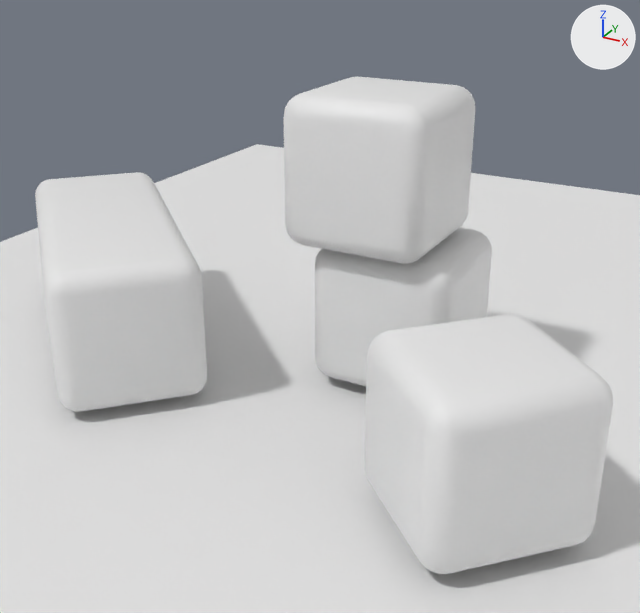
One commit to the Blender file src/assets/scene.blend: the scene before it, then after it.
Both versions are drawn from a camera (50 mm lens) standing at (4.54, -10.71, 6.14) and looking at (-0.45, -1.63, 1.6). Every picture has the same lights, and +X, +Y and +Z are marked at upper right.

In view in the first picture: 'cube-brick.000', 'cube-brick.001', 'cube-brick.002', 'cube-brick.003', 'floor'.
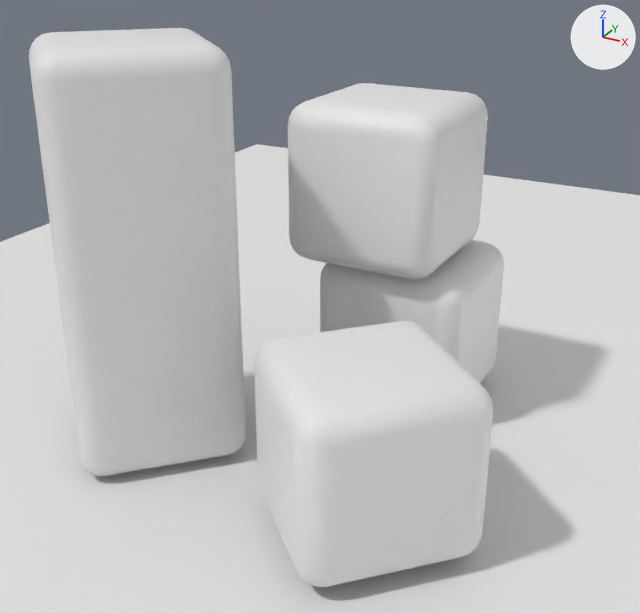
What differs and where, as boxes [x1, y1, x2, y2] in the pictures (640 x 613 px):
```json
{"object": "cube-brick.003", "change": "moved, turned", "before": [35, 172, 207, 412], "after": [29, 28, 246, 476]}
{"object": "cube-brick.002", "change": "moved", "before": [364, 314, 613, 574], "after": [254, 321, 493, 587]}
{"object": "cube-brick.001", "change": "moved", "before": [283, 77, 475, 264], "after": [288, 83, 488, 279]}
{"object": "cube-brick.000", "change": "moved", "before": [315, 227, 492, 386], "after": [320, 240, 504, 383]}
```

The change, as JSON lines over the scene's bpy script:
```json
{"op": "set", "path": "ob_cube_brick_000.location", "old": "(0.0, 0.0, 1.108)", "new": "(0.315, -0.426, 1.108)"}
{"op": "set", "path": "ob_cube_brick_001.location", "old": "(-0.302, -0.257, 3.134)", "new": "(0.0123, -0.684, 3.134)"}
{"op": "set", "path": "ob_cube_brick_002.location", "old": "(2.123, -2.811, 1.096)", "new": "(1.159, -3.551, 1.096)"}
{"op": "set", "path": "ob_cube_brick_003.location", "old": "(-4.351, -1.137, 1.096)", "new": "(-2.068, -3.054, 2.496)"}
{"op": "set", "path": "ob_cube_brick_003.rotation_euler", "old": "(0.0, 0.0, -0.76)", "new": "(0.0, 158.7, -0.763)", "note": "degrees (0, 0, -44) -> degrees (0, 93, -44)"}
```
